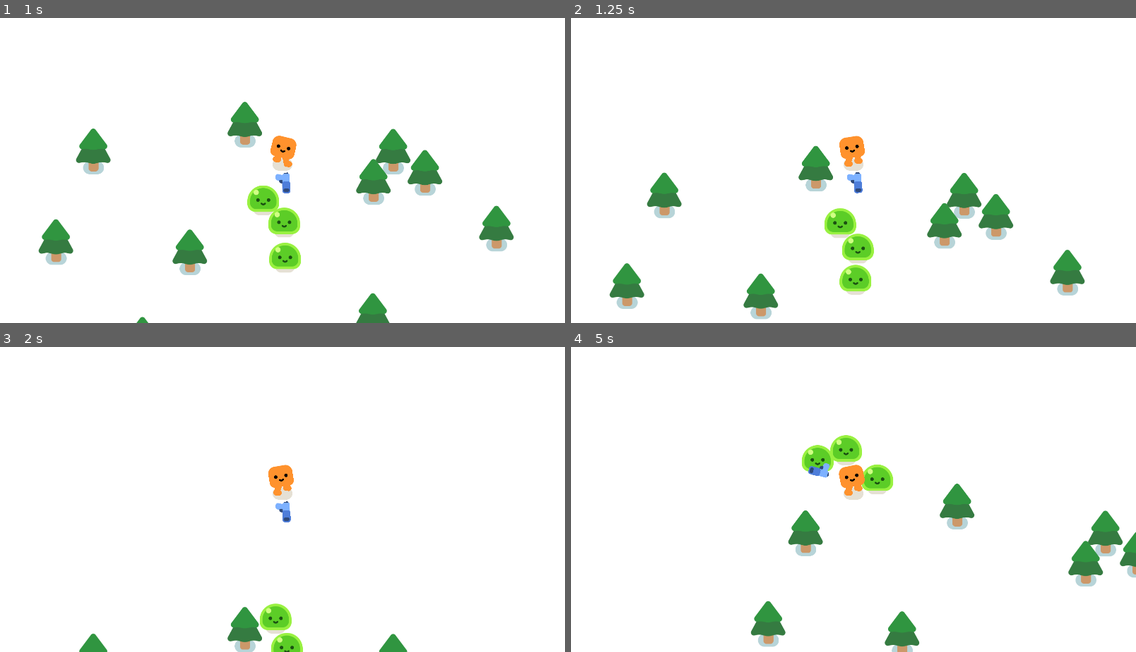
Above: before the commit, frames 1-4 (two rows, left to right).
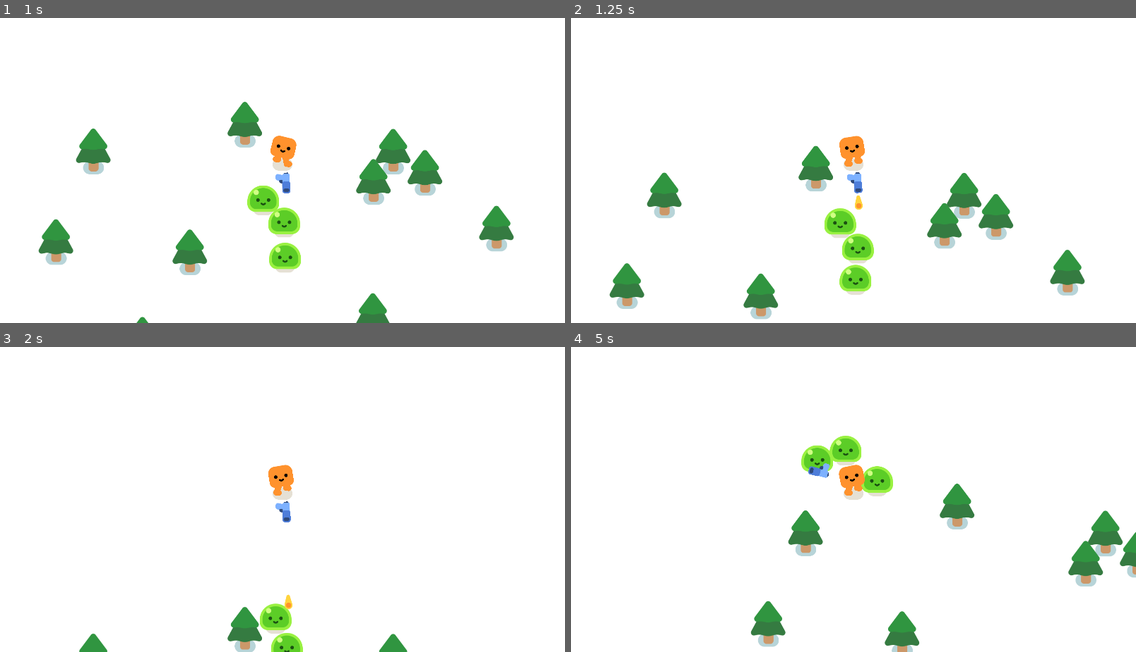
Above: after the commit, the same moments.

Repository: guicardosom/Bloblings
Game: Godot game, scene res://scenes/game.tscn
Same seed, same stepped clock (60 frames per second), same inputs: the game is played once before the commit and once after it.
Inputs:
- Up to frame 1 (1 s): hold W (move_up) from 0.53 s (still down)
- Up to frame 2 (1.25 s): keep holding W (move_up)
- Up to frame 3 (2 s): keep holding W (move_up)
- Up to frame 4 (5 s): release W (move_up) at 2.03 s; hold A (move_left) 2.03-3.53 s; hold S (move_down) 3.53-4.28 s; hold D (move_right) from 4.28 s (still down)

Frame 1 is identical in both runs. In frame 2, less than 0.1% of the frame differs, in the area x 50-52%, y 58-63%; in frame 3, less than 0.1%; in frame 4, 0.3%, in the area x 40-57%, y 28-49%.

Commit message:
Shooting
Adds shooting mechanics (bullets)

Diff:
--- /dev/null
+++ b/godot-project/scenes/bullet.tscn
@@ -0,0 +1,22 @@
+[gd_scene load_steps=4 format=3 uid="uid://msgue7bnpbyn"]
+
+[ext_resource type="Script" uid="uid://caqxbxc7x4pec" path="res://scripts/bullet.gd" id="1_y25gk"]
+[ext_resource type="Texture2D" uid="uid://dftkbqwsfd68r" path="res://art/pistol/projectile.png" id="2_l5glv"]
+
+[sub_resource type="CircleShape2D" id="CircleShape2D_eoqba"]
+radius = 14.0
+
+[node name="Bullet" type="Area2D"]
+top_level = true
+collision_layer = 0
+collision_mask = 3
+script = ExtResource("1_y25gk")
+
+[node name="Projectile" type="Sprite2D" parent="."]
+position = Vector2(-11, -1)
+texture = ExtResource("2_l5glv")
+
+[node name="CollisionShape2D" type="CollisionShape2D" parent="."]
+shape = SubResource("CircleShape2D_eoqba")
+
+[connection signal="body_entered" from="." to="." method="_on_body_entered"]
--- a/godot-project/scenes/gun.tscn
+++ b/godot-project/scenes/gun.tscn
@@ -1,7 +1,8 @@
-[gd_scene load_steps=4 format=3 uid="uid://dm6gy7obcf1qm"]
+[gd_scene load_steps=5 format=3 uid="uid://dm6gy7obcf1qm"]
 
 [ext_resource type="Script" uid="uid://rgoaoc2t35gp" path="res://scripts/gun.gd" id="1_og67c"]
 [ext_resource type="Texture2D" uid="uid://cswb5do8rrj7q" path="res://art/pistol/pistol.png" id="1_x77fm"]
+[ext_resource type="PackedScene" uid="uid://msgue7bnpbyn" path="res://scenes/bullet.tscn" id="2_gp1hk"]
 
 [sub_resource type="CircleShape2D" id="CircleShape2D_og67c"]
 radius = 540.49
@@ -10,6 +11,7 @@
 collision_layer = 0
 collision_mask = 2
 script = ExtResource("1_og67c")
+bullet_scene = ExtResource("2_gp1hk")
 
 [node name="CollisionShape2D" type="CollisionShape2D" parent="."]
 shape = SubResource("CircleShape2D_og67c")
@@ -20,5 +22,12 @@
 [node name="Pistol" type="Sprite2D" parent="WeaponPivot"]
 texture = ExtResource("1_x77fm")
 
-[node name="BulletPoint" type="Marker2D" parent="WeaponPivot/Pistol"]
+[node name="ShootingPoint" type="Marker2D" parent="WeaponPivot/Pistol"]
+unique_name_in_owner = true
 position = Vector2(25, -11)
+
+[node name="Timer" type="Timer" parent="."]
+wait_time = 0.3
+autostart = true
+
+[connection signal="timeout" from="Timer" to="." method="_on_timer_timeout"]
--- /dev/null
+++ b/godot-project/scripts/bullet.gd
@@ -0,0 +1,19 @@
+extends Area2D
+
+@export var speed = 1000
+@export var range = 1200
+var travelled_distance = 0
+
+func _physics_process(delta: float) -> void:
+	var direction = Vector2.RIGHT.rotated(rotation)
+	position += direction * speed * delta
+
+	travelled_distance += speed * delta
+	if travelled_distance > range:
+		queue_free()
+
+func _on_body_entered(body: Node2D) -> void:
+	queue_free()
+
+	if body.has_method("take_damage"):
+		body.take_damage()
--- a/godot-project/scripts/gun.gd
+++ b/godot-project/scripts/gun.gd
@@ -1,4 +1,6 @@
 extends Area2D
+
+@export var bullet_scene: PackedScene
 
 func _physics_process(delta: float) -> void:
 	var enemies_in_range = get_overlapping_bodies()
@@ -6,3 +8,12 @@
 	if enemies_in_range.size() > 0:
 		var target = enemies_in_range[0]
 		look_at(target.global_position)
+
+func shoot() -> void:
+	var new_bullet = bullet_scene.instantiate()
+	new_bullet.global_position = %ShootingPoint.global_position
+	new_bullet.global_rotation = %ShootingPoint.global_rotation
+	%ShootingPoint.add_child(new_bullet)
+
+func _on_timer_timeout() -> void:
+	shoot()
Not shown, added: godot-project/scripts/bullet.gd.uid
